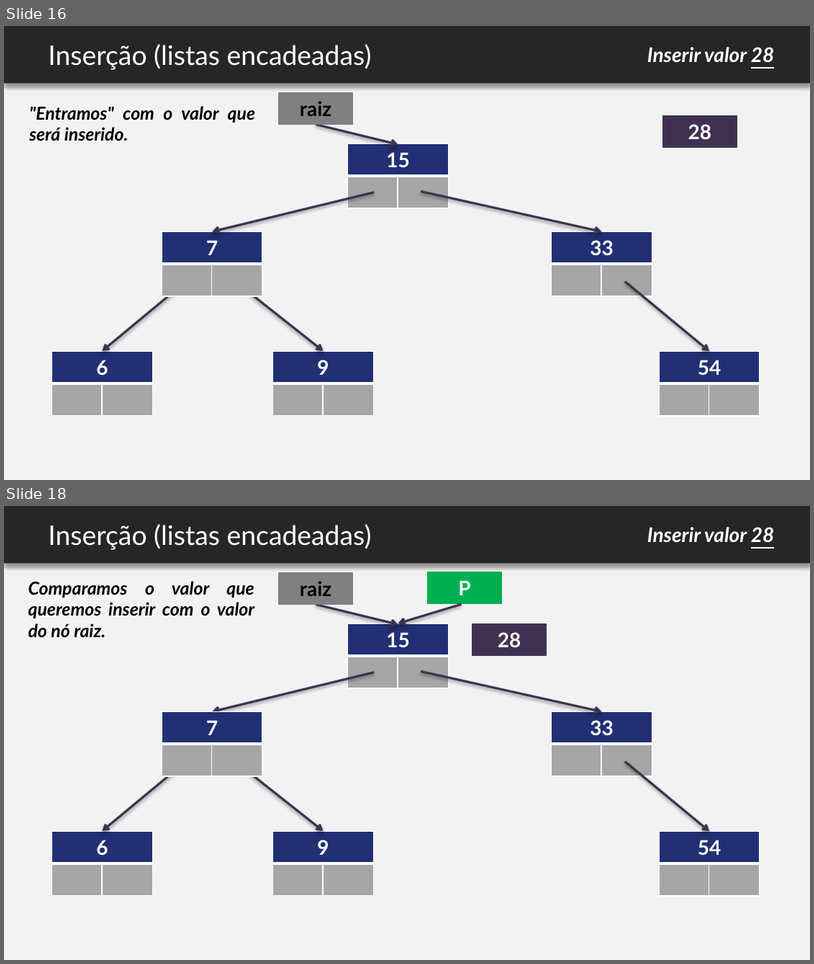
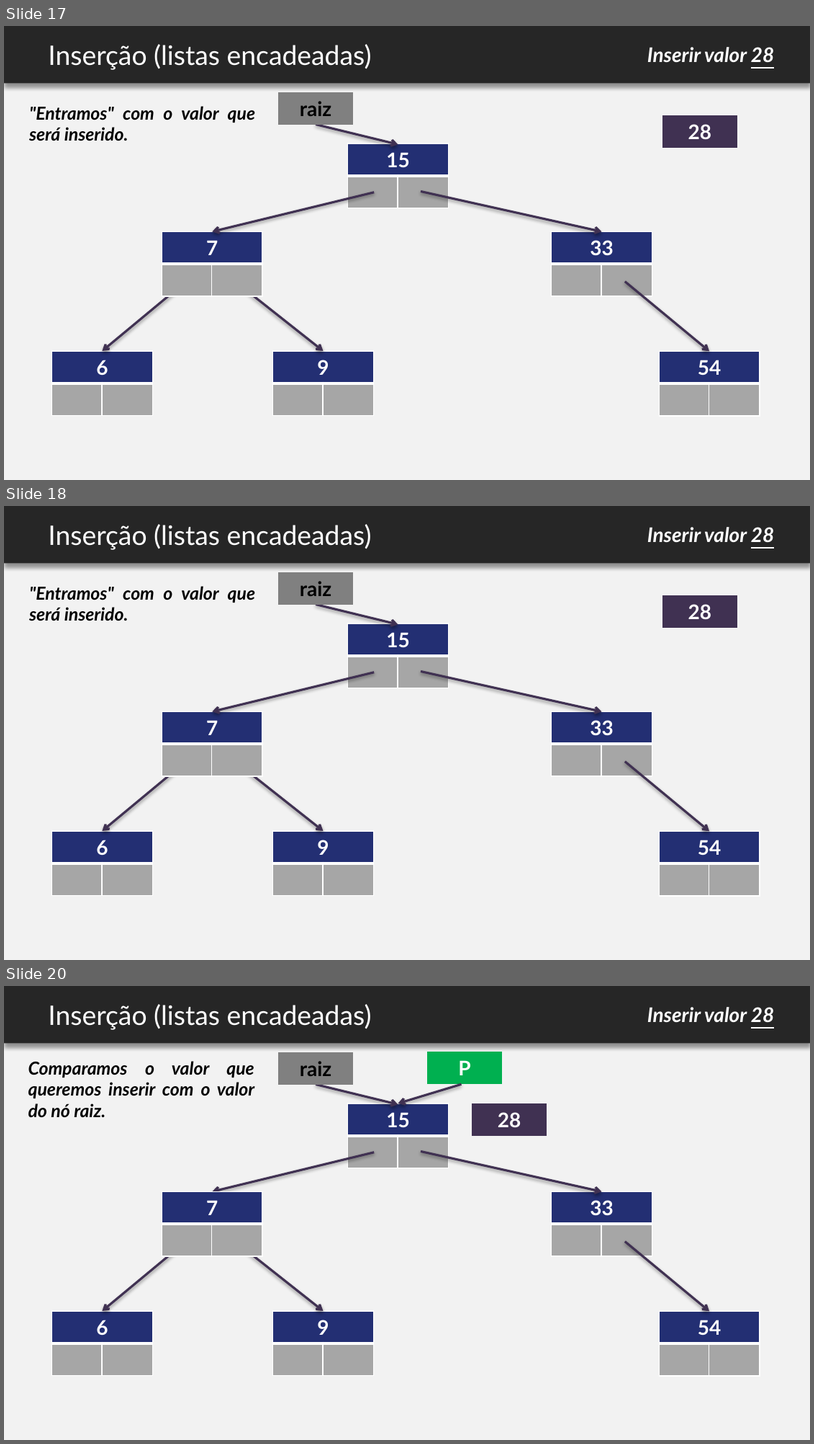
Before and after one commit to felipemarc/AED1_2016-2, a slide deck: ap_arvores/AED - arvores.pptx. Shown one above the other, each under a label of ours: slides 16 and 18 before the commit, slides 17, 18 and 20 after it; the slides between them are not shown. The pictures are 814x964 and 814x1444 pixels, drawn with LibreOffice and Linux fonts; fonts in the diff are those of the drawing; background and template pictures are left out. Boxes give left, top, right and bottom in pixels: in the first picture for what was removed or moved away, otherwise in the second. Text is boxed around its words. In the diff, an @@ line names an element or a change of style, - is before the commit and + after.

```diff
--- a/ap_arvores/AED - arvores.pptx
+++ b/ap_arvores/AED - arvores.pptx
@@ slide 18 added at (4,506,810,960), background #F2F2F2 @@
@@ rectangle added at (4,506,810,564), fill #262626 @@
@@ text added at (48,524,372,550), 24 pt, text #FFFFFF @@
+Inserção (listas encadeadas)
@@ text added at (648,527,774,543), 18 pt, text #FFFFFF, bold, italic @@
+Inserir valor 28
@@ text added at (29,586,255,621), 16 pt, text #000000, bold, italic @@
+"Entramos" com o valor que será inserido.
@@ table added at (278,572,353,605), 1 rows, 1 columns @@
+raiz
@@ arrow added from (316, 605) to (399, 625), #403152 2 pt @@
@@ table added at (663,595,738,628), 1 rows, 1 columns @@
+28
@@ table added at (348,623,449,687), 2 rows, 2 columns @@
+15 | 
+ | 
@@ arrow added from (374, 672) to (212, 712), #403152 2 pt @@
@@ arrow added from (421, 672) to (602, 712), #403152 2 pt @@
@@ table added at (162,712,263,776), 2 rows, 2 columns @@
+7 | 
+ | 
@@ table added at (551,712,652,776), 2 rows, 2 columns @@
+33 | 
+ | 
@@ arrow added from (188, 759) to (103, 831), #403152 2 pt @@
@@ arrow added from (233, 759) to (324, 831), #403152 2 pt @@
@@ arrow added from (625, 762) to (710, 831), #403152 2 pt @@
@@ table added at (52,831,153,896), 2 rows, 2 columns @@
+6 | 
+ | 
@@ table added at (273,831,374,896), 2 rows, 2 columns @@
+9 | 
+ | 
@@ table added at (660,831,761,896), 2 rows, 2 columns @@
+54 | 
+ | 
@@ what was slide 16 is now slide 17 @@
@@ what was slide 18 is now slide 20 @@
```
Also in this commit, not shown: 1 other slide added, 2 other files.
